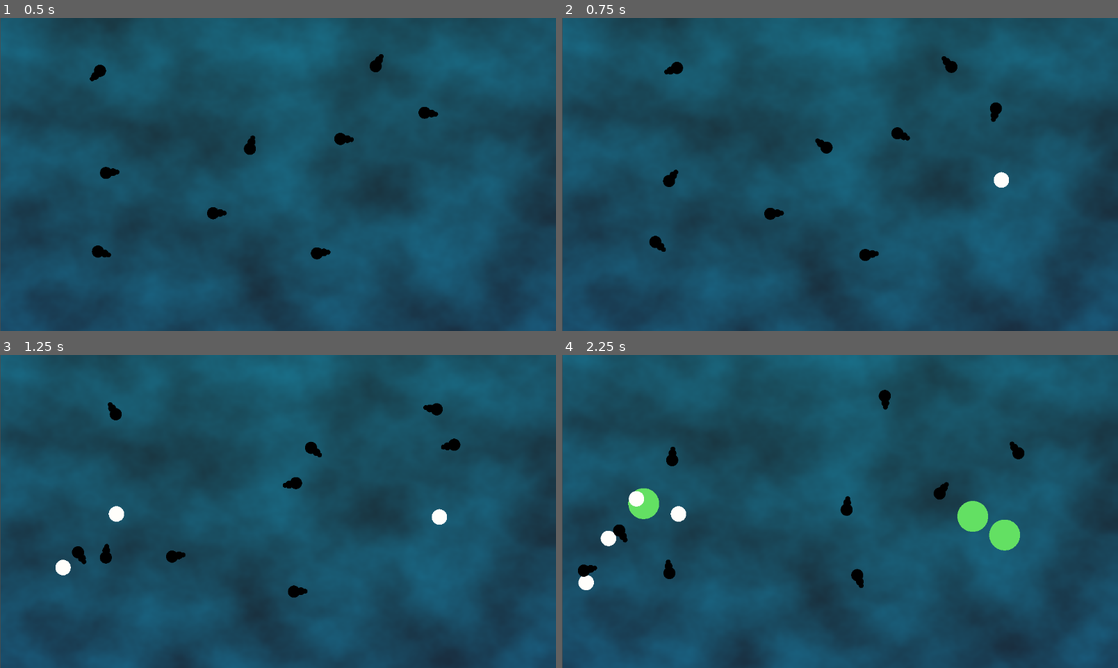
Above: before the commit, frames 1-4 (two rows, left to right).
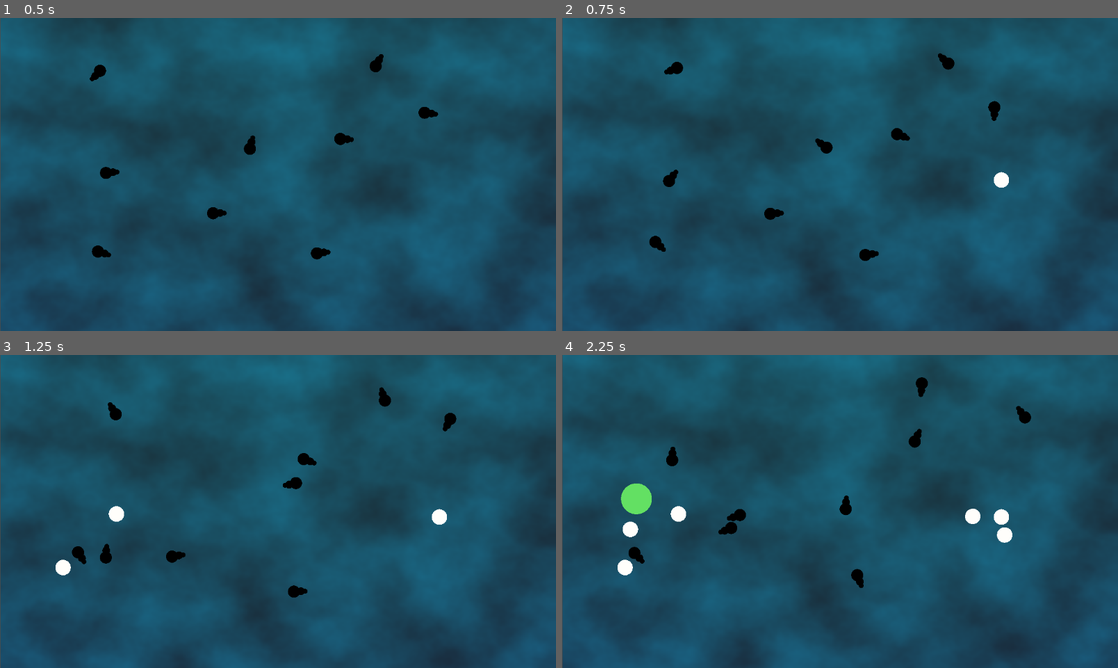
Above: after the commit, the same moments.

Repository: sigmoid/FishGodGame
Game: Godot game, scene res://fish_test_scene.tscn
Same seed, same stepped clock (60 frames per second), same inputs: the game is played once before the commit and once after it.
Inputs (mouse positions are in pixels of both pictures, inside the frame that each line leads up to):
- Up to frame 1 (0.5 s): no input
- Up to frame 2 (0.75 s): tap Enter (ui_accept) at 0.5 s; move the mouse to (962, 158) at 0.52 s; hold T (test) from 0.53 s (still down); click (962, 158) at 0.67 s
- Up to frame 3 (1.25 s): keep holding T (test); tap Enter (ui_accept) at 0.77 s
- Up to frame 4 (2.25 s): move the mouse to (728, 527) at 1.27 s; release T (test) at 1.28 s; tap T (test) at 1.35 s; click (728, 527) at 1.42 s; tap Enter (ui_accept) at 1.52 s; move the mouse to (895, 442) at 2.02 s; hold T (test) from 2.03 s (still down); click (895, 442) at 2.17 s

Frame 1 is identical in both runs. In frame 2, 0.1% of the frame differs, in the area x 59-80%, y 11-40%; in frame 3, 0.6%; in frame 4, 3.0%, in the area x 2-85%, y 7-76%.

Commit message:
Re-enable Magnet

Diff:
--- a/Item/Item.tscn
+++ b/Item/Item.tscn
@@ -3,6 +3,7 @@
 [ext_resource type="Script" path="res://Item/Item.gd" id="1_hwn7k"]
 
 [sub_resource type="CircleShape2D" id="CircleShape2D_u3qrw"]
+resource_local_to_scene = true
 
 [node name="Area2D" type="Area2D" node_paths=PackedStringArray("collision_shape_2d")]
 z_index = -1000
--- a/fish_test_scene.tscn
+++ b/fish_test_scene.tscn
@@ -1,9 +1,10 @@
-[gd_scene load_steps=10 format=3 uid="uid://b8j34awwl4ym2"]
+[gd_scene load_steps=11 format=3 uid="uid://b8j34awwl4ym2"]
 
 [ext_resource type="PackedScene" uid="uid://drydvl5or6uh5" path="res://fish.tscn" id="1_gyc5x"]
 [ext_resource type="Shader" path="res://Water.gdshader" id="1_obaqw"]
 [ext_resource type="PackedScene" uid="uid://5ssukp6ir02n" path="res://Spawner/TestSpawner.tscn" id="2_fc061"]
 [ext_resource type="PackedScene" uid="uid://djajryxt0e5on" path="res://Spawner/SpawnLocation.tscn" id="3_gb7ct"]
+[ext_resource type="PackedScene" uid="uid://b40564qidyl7e" path="res://Magnet/MagnetSpawner.tscn" id="5_a5rvf"]
 
 [sub_resource type="FastNoiseLite" id="FastNoiseLite_57ib1"]
 frequency = 0.0078
@@ -39,47 +40,38 @@
 [node name="Fish" parent="." instance=ExtResource("1_gyc5x")]
 position = Vector2(172, 123)
 scale = Vector2(0.2, 0.2)
-speed = 250
 
 [node name="Fish2" parent="." instance=ExtResource("1_gyc5x")]
 position = Vector2(512, 264)
 scale = Vector2(0.2, 0.2)
-speed = 250
 
 [node name="Fish3" parent="." instance=ExtResource("1_gyc5x")]
 position = Vector2(447, 403)
 scale = Vector2(0.2, 0.2)
-speed = 250
 
 [node name="Fish4" parent="." instance=ExtResource("1_gyc5x")]
 position = Vector2(225, 319)
 scale = Vector2(0.2, 0.2)
-speed = 250
 
 [node name="Fish5" parent="." instance=ExtResource("1_gyc5x")]
 position = Vector2(210, 487)
 scale = Vector2(0.2, 0.2)
-speed = 250
 
 [node name="Fish6" parent="." instance=ExtResource("1_gyc5x")]
 position = Vector2(683, 483)
 scale = Vector2(0.2, 0.2)
-speed = 250
 
 [node name="Fish7" parent="." instance=ExtResource("1_gyc5x")]
 position = Vector2(711, 250)
 scale = Vector2(0.2, 0.2)
-speed = 250
 
 [node name="Fish8" parent="." instance=ExtResource("1_gyc5x")]
 position = Vector2(885, 196)
 scale = Vector2(0.2, 0.2)
-speed = 250
 
 [node name="Fish9" parent="." instance=ExtResource("1_gyc5x")]
 position = Vector2(776, 93)
 scale = Vector2(0.2, 0.2)
-speed = 250
 
 [node name="Spawner" parent="." node_paths=PackedStringArray("spawn_locations") instance=ExtResource("2_fc061")]
 path = "res://Item/Item.tscn"
@@ -89,3 +81,5 @@
 
 [node name="SpawnLocation2" parent="." instance=ExtResource("3_gb7ct")]
 position = Vector2(141, 351)
+
+[node name="MagnetSpawner" parent="." instance=ExtResource("5_a5rvf")]
Not shown: 1 places in fish.tscn that only renumber resources
